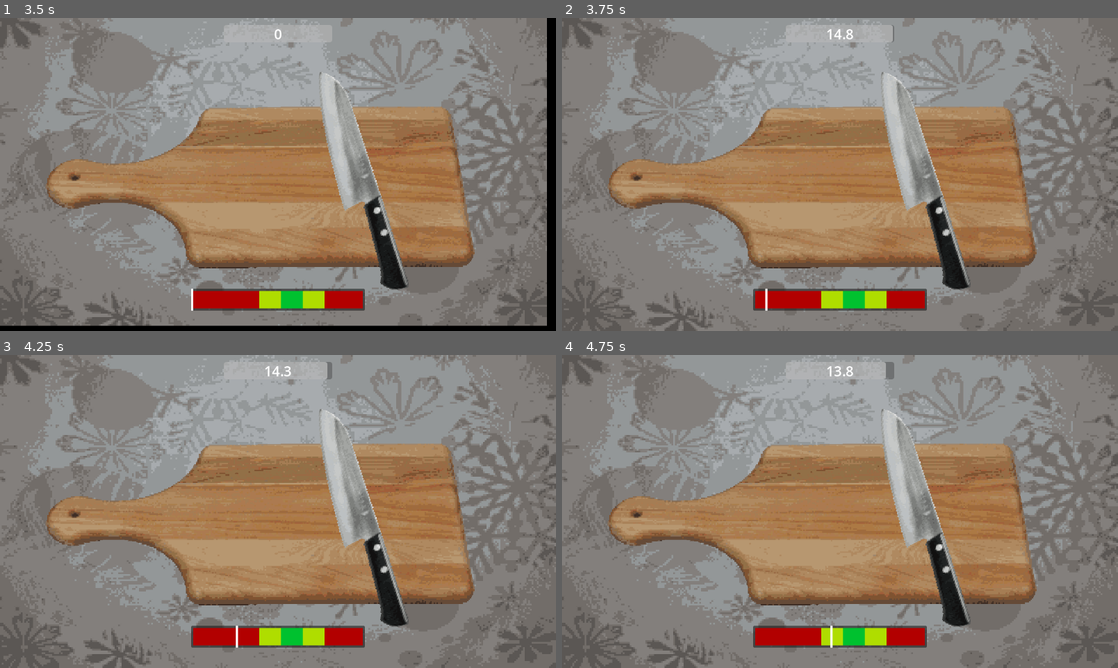
Above: before the commit, frames 1-4 (two rows, left to right).
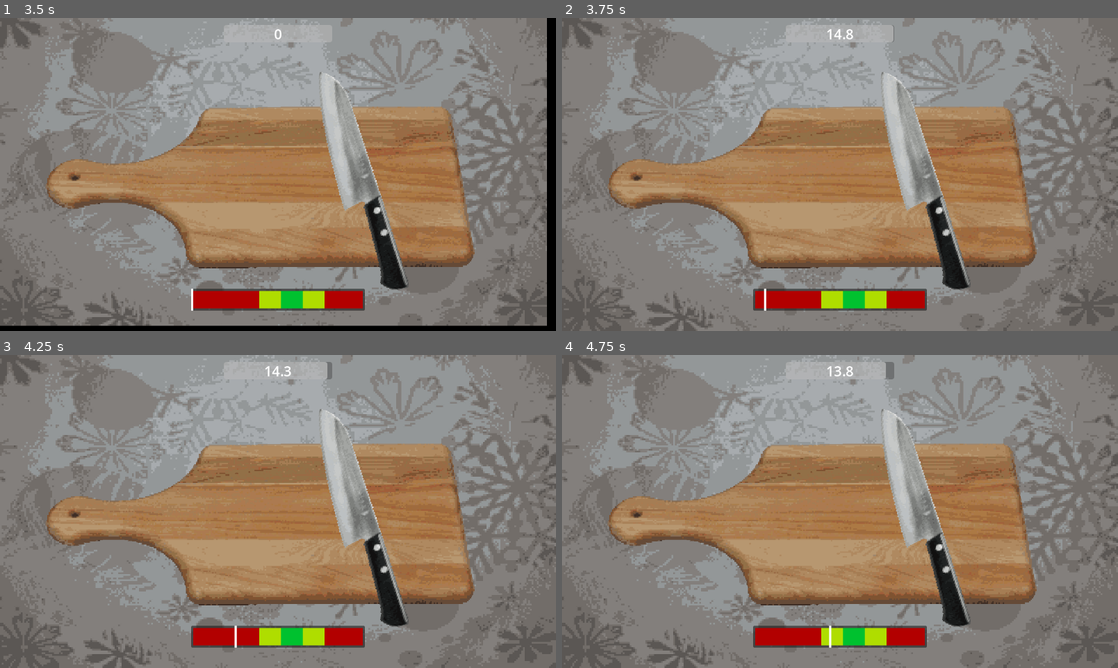
Above: after the commit, the same moments.

Repository: Chebrbober/GMTK-JAM
Game: Godot game, scene res://scenes/main_menu.tscn
The game is run twice, just before and just after one commit, with the same random seed, the same clock (stepped at 60 frames per second) and the same inputs.
Inputs (mouse positions are in pixels of both pictures, inside the frame that each line leads up to):
- Up to frame 1 (3.5 s): click "Play" at 0.5 s; click (278, 168) at 1.25 s, where only the run before the commit has a clickable "Play"; tap Enter at 2 s; move the mouse to (400, 158) at 2.02 s; press the mouse at (400, 158) at 2.03 s; hold Right (move_right) 2.03-2.78 s; tap Space (jump) at 2.27, 3.02 s; move the mouse to (166, 190) at 2.77 s; release the mouse at (166, 190) at 2.78 s; hold Down (move_down) from 2.78 s (still down); click (166, 190) at 2.85 s
- Up to frame 2 (3.75 s): move the mouse to (895, 105) at 3.52 s; release Down (move_down) at 3.53 s; press the mouse at (895, 105) at 3.53 s; hold Right (move_right) from 3.53 s (still down)
- Up to frame 3 (4.25 s): keep holding Right (move_right)
- Up to frame 4 (4.75 s): move the mouse to (812, 574) at 4.27 s; release Right (move_right) at 4.28 s; release the mouse at (812, 574) at 4.28 s; hold Up (move_up) from 4.28 s (still down); click (812, 574) at 4.35 s; tap Space (jump) at 4.52 s

Frame 1 is identical in both runs. In frame 2, less than 0.1% of the frame differs, in the area x 36-60%, y 2-94%; in frame 3, less than 0.1%; in frame 4, less than 0.1%.
Error in both runs: Invalid access to property or key 'cuts_required' on a base object of type 'Nil'. (res://scripts/food.gd:22)

Commit message:
add shader and sound to the rush mode and more other.

Diff:
--- a/scenes/game.tscn
+++ b/scenes/game.tscn
@@ -7,11 +7,14 @@
 [ext_resource type="Script" uid="uid://bj5aths4ml4bm" path="res://scripts/food_spawner.gd" id="2_yqjtg"]
 [ext_resource type="PackedScene" uid="uid://bxupbsk7issf7" path="res://scenes/food.tscn" id="3_lnu2h"]
 [ext_resource type="Script" uid="uid://gk7juyeev0lr" path="res://scripts/countdown.gd" id="4_iywne"]
+[ext_resource type="AudioStream" uid="uid://cgvw27bwr6hbe" path="res://assets/wings_flap_large.wav" id="5_bt5mj"]
 [ext_resource type="Script" uid="uid://bxt1wgg3lyg8j" path="res://scripts/combo.gd" id="5_p57ef"]
 [ext_resource type="Script" uid="uid://blv2awfnepc1i" path="res://scripts/rush_mode.gd" id="6_gee14"]
 [ext_resource type="PackedScene" uid="uid://dh2a7vqbrshx5" path="res://scenes/game_over.tscn" id="6_u5sy4"]
 [ext_resource type="Script" uid="uid://c3151o76p6te8" path="res://scripts/frozen_mode.gd" id="8_0tnpc"]
 [ext_resource type="Script" uid="uid://5sq84prlrrmv" path="res://scripts/random_events.gd" id="8_vtaks"]
+[ext_resource type="AudioStream" uid="uid://ryypdghnfdee" path="res://assets/amen-break-f-180-bpm-16-bars.mp3" id="9_5newe"]
+[ext_resource type="Shader" uid="uid://btitlf3h0pi1t" path="res://scripts/shaders/speed_lines.gdshader" id="9_37s47"]
 [ext_resource type="Shader" uid="uid://dwtppe48q0v5y" path="res://scripts/shaders/frozen.gdshader" id="10_kvpfn"]
 [ext_resource type="Texture2D" uid="uid://dwp7bu1aq307t" path="res://assets/knife.png" id="12_dinhu"]
 [ext_resource type="Script" uid="uid://mwkecv5rwwhh" path="res://scripts/knife.gd" id="12_kvuet"]
@@ -27,6 +30,15 @@
 [sub_resource type="LabelSettings" id="LabelSettings_p57ef"]
 font_size = 64
 font_color = Color(0.490196, 1, 0.454902, 1)
+
+[sub_resource type="ShaderMaterial" id="ShaderMaterial_bt5mj"]
+shader = ExtResource("9_37s47")
+shader_parameter/line_color = Color(1, 1, 1, 1)
+shader_parameter/line_count = 60
+shader_parameter/line_width = 0.1
+shader_parameter/min_length = 0.3
+shader_parameter/max_length = 0.7
+shader_parameter/speed = 5.0
 
 [sub_resource type="ShaderMaterial" id="ShaderMaterial_kvpfn"]
 shader = ExtResource("10_kvpfn")
@@ -140,6 +152,7 @@
 texture = ExtResource("1_trtic")
 
 [node name="FoodSpawner" type="Node" parent="."]
+process_mode = 1
 script = ExtResource("2_yqjtg")
 food_scene = ExtResource("3_lnu2h")
 resources_folder = "/home/beaver/Projects/gmtk-game-jam/scripts/resources"
@@ -152,6 +165,11 @@
 grow_horizontal = 2
 grow_vertical = 2
 mouse_filter = 1
+
+[node name="WindAudio" type="AudioStreamPlayer" parent="FoodSpawner"]
+process_mode = 1
+stream = ExtResource("5_bt5mj")
+bus = &"Sfx"
 
 [node name="UI" type="CanvasLayer" parent="."]
 process_mode = 1
@@ -300,6 +318,20 @@
 
 [node name="RushMode" type="Node" parent="UI/Combo"]
 script = ExtResource("6_gee14")
+
+[node name="ShaderRect" type="ColorRect" parent="UI/Combo/RushMode"]
+visible = false
+material = SubResource("ShaderMaterial_bt5mj")
+anchors_preset = 15
+anchor_right = 1.0
+anchor_bottom = 1.0
+grow_horizontal = 2
+grow_vertical = 2
+mouse_filter = 2
+
+[node name="DrumAndBaseSound" type="AudioStreamPlayer" parent="UI/Combo"]
+stream = ExtResource("9_5newe")
+bus = &"Music"
 
 [node name="GameOver" parent="UI" instance=ExtResource("6_u5sy4")]
 visible = false
@@ -359,6 +391,7 @@
 }
 
 [node name="AudioStreamPlayer" type="AudioStreamPlayer" parent="Knife"]
+max_polyphony = 2
 bus = &"Sfx"
 
 [node name="PauseMenu" type="CanvasLayer" parent="."]
--- a/scenes/game_over.tscn
+++ b/scenes/game_over.tscn
@@ -1,6 +1,7 @@
-[gd_scene load_steps=3 format=3 uid="uid://dh2a7vqbrshx5"]
+[gd_scene load_steps=4 format=3 uid="uid://dh2a7vqbrshx5"]
 
 [ext_resource type="Script" uid="uid://b23j4cqp64kr3" path="res://scripts/game_over.gd" id="1_xeevv"]
+[ext_resource type="Theme" uid="uid://4r6b2cnujbph" path="res://addons/settings_menus/waste_no_space.theme" id="2_wqhvx"]
 
 [sub_resource type="LabelSettings" id="LabelSettings_0nqlu"]
 font_size = 96
@@ -56,6 +57,7 @@
 anchor_bottom = 0.5
 grow_horizontal = 2
 grow_vertical = 2
+theme = ExtResource("2_wqhvx")
 
 [node name="PanelContainer" type="PanelContainer" parent="VBoxContainer"]
 layout_mode = 2
--- a/scenes/transition_scene.tscn
+++ b/scenes/transition_scene.tscn
@@ -111,6 +111,23 @@
 "update": 1,
 "values": [true, false]
 }
+tracks/3/type = "method"
+tracks/3/imported = false
+tracks/3/enabled = true
+tracks/3/path = NodePath(".")
+tracks/3/interp = 1
+tracks/3/loop_wrap = true
+tracks/3/keys = {
+"times": PackedFloat32Array(0, 3),
+"transitions": PackedFloat32Array(1, 1),
+"values": [{
+"args": [false],
+"method": &"toggle_pause"
+}, {
+"args": [true],
+"method": &"toggle_pause"
+}]
+}
 
 [sub_resource type="AnimationLibrary" id="AnimationLibrary_vydtp"]
 _data = {
--- a/scripts/combo.gd
+++ b/scripts/combo.gd
@@ -32,7 +32,7 @@
 
 func check_upgrade() -> void:
 	if succesful_cuts_done > 1:
-		if succesful_cuts_done % 20 == 0:
+		if succesful_cuts_done % 15 == 0:
 			rush_mode.enable_mode()
 		elif succesful_cuts_done % 10 == 0:
 			countdown.add_to_current_timer(5)
--- a/scripts/food_spawner.gd
+++ b/scripts/food_spawner.gd
@@ -3,10 +3,10 @@
 @export var food_scene: PackedScene
 @export_global_dir var resources_folder
 @export var foods: Array[FoodResource]
+@onready var wind_audio: AudioStreamPlayer = $WindAudio
 @onready var screen_size = get_viewport().get_visible_rect().size
-@onready var start_pos = Vector2(screen_size.x+250, screen_size.y/2)
+@onready var start_pos = Vector2(screen_size.x+500, screen_size.y/2)
 @onready var center_pos = screen_size / 2
-@onready var end_pos = screen_size - screen_size - Vector2(500, 0)
 @onready var cut_bar = %CutBar
 var tween = create_tween()
 var time_to_move: float = 1.0
@@ -62,15 +62,16 @@
 		tween.kill()
 
 	tween = create_tween()
-	tween.tween_property(node, "position", center_pos, time_to_move).set_trans(Tween.TRANS_BOUNCE).from_current()
+	tween.tween_property(node, "position", center_pos, time_to_move).set_trans(Tween.TRANS_SINE).set_ease(Tween.EASE_OUT).from_current()
+
+	wind_audio.pitch_scale = randf_range(0.9, 1.1)
+	wind_audio.play()
+
 	await tween.finished
 	cut_acces = true
 	cut_acces_changed.emit(cut_acces)
 
 func throw(node: Node2D):
-	if tween:
-		tween.kill()
-
 	cut_acces = false
 	cut_acces_changed.emit(cut_acces)
 	node.queue_free()
--- a/scripts/frozen_mode.gd
+++ b/scripts/frozen_mode.gd
@@ -30,6 +30,8 @@
 			break
 
 	manual_control.add_child(frozen_zone)
+	var timer = get_tree().create_timer(5.0)
+	timer.timeout.connect(delete_on_timeout)
 
 func enable_mode() -> void:
 	if tween:
@@ -84,4 +86,9 @@
 func _on_cut_bar_mouse_clicked(type: CutType.Result) -> void:
 	if type == CutType.Result.FROZEN:
 		enable_mode()
+		if is_instance_valid(frozen_zone):
+			frozen_zone.queue_free()
+
+func delete_on_timeout() -> void:
+	if is_instance_valid(frozen_zone):
 		frozen_zone.queue_free()
--- a/scripts/rush_mode.gd
+++ b/scripts/rush_mode.gd
@@ -2,18 +2,43 @@
 
 @onready var yellow_zone: ColorRect = $"../../CutBar/PanelContainer/MarginContainer/ManualControl/YellowZone"
 @onready var green_zone: ColorRect = $"../../CutBar/PanelContainer/MarginContainer/ManualControl/YellowZone/GreenZone"
+@onready var drum_and_base_sound: AudioStreamPlayer = $"../DrumAndBaseSound"
+@onready var shader_rect: ColorRect = $ShaderRect
 @onready var cut_bar: Control = %CutBar
 @onready var y_initial_size_x := yellow_zone.size.x
 @onready var g_initial_size_x := green_zone.size.x
+@onready var y_initial_min_size_x := yellow_zone.custom_minimum_size.x
+@onready var g_initial_min_size_x := green_zone.custom_minimum_size.x
+var tween: Tween
 
 
 func enable_mode() -> void:
-	yellow_zone.size.x = 200
-	green_zone.size.x = 125
-	cut_bar.temp_speed = 450
+	yellow_zone.custom_minimum_size.x = 150
+	green_zone.custom_minimum_size.x = 100
+	cut_bar.temp_speed = 500
+	drum_and_base_sound.play()
+	if tween and tween.is_valid():
+		tween.kill()
 
-	await get_tree().create_timer(5.0).timeout
+	tween = create_tween()
+	tween.tween_method(func(value):
+		shader_rect.material.set_shader_parameter("line_width", value), 0.001, 0.1, 1).set_trans(Tween.TRANS_SINE)
+	shader_rect.visible = true
+
+	await get_tree().create_timer(10.0, true, false, true).timeout
 	disable_mode()
 
 func disable_mode() -> void:
 	cut_bar.temp_speed = -1
+	yellow_zone.custom_minimum_size.x = y_initial_min_size_x
+	green_zone.custom_minimum_size.x = g_initial_min_size_x
+	yellow_zone.size.x = y_initial_size_x
+	green_zone.size.x = g_initial_size_x
+
+	if tween and tween.is_valid():
+		tween.kill()
+
+	tween = create_tween()
+	tween.tween_method(func(value):
+		shader_rect.material.set_shader_parameter("line_width", value), 0.1, 0.001, 1).set_trans(Tween.TRANS_SINE)
+	shader_rect.visible = false
--- /dev/null
+++ b/scripts/shaders/speed_lines.gdshader
@@ -0,0 +1,46 @@
+shader_type canvas_item;
+
+uniform vec4 line_color : source_color = vec4(1.0, 1.0, 1.0, 1.0);
+uniform int line_count : hint_range(10, 200, 1) = 60;
+uniform float line_width : hint_range(0.01, 0.5, 0.01) = 0.1;
+uniform float min_length : hint_range(0.0, 1.0, 0.01) = 0.3;
+uniform float max_length : hint_range(0.0, 1.0, 0.01) = 0.7;
+uniform float speed : hint_range(0.1, 10.0, 0.1) = 3.0;
+
+float random(float seed) {
+    return fract(sin(seed * 12.9898) * 43758.5453123);
+}
+
+void fragment() {
+    vec2 screen_size = SCREEN_PIXEL_SIZE;
+    float ratio = screen_size.x / screen_size.y;
+
+    vec2 uv = UV - 0.5;
+    uv.x *= ratio;
+
+    float angle = atan(uv.y, uv.x);
+
+    float radius = length(uv) * 2.0;
+
+    float angle_fraction = (angle + 3.14159265359) / (2.0 * 3.14159265359);
+
+    float scaled_angle = angle_fraction * float(line_count);
+    float index = floor(scaled_angle);
+    float f = fract(scaled_angle);
+
+    float time_val = TIME * speed;
+    float rnd1 = random(index);
+    float rnd2 = random(index + 54.23);
+
+    float twitch = sin(time_val * (10.0 + rnd1 * 15.0) + rnd2 * 6.28);
+    float current_length = mix(min_length, max_length, rnd1) + twitch * 0.1;
+
+    float width_mod = smoothstep(0.0, line_width, f) * (1.0 - smoothstep(line_width * 0.5, line_width, f));
+
+    // Ограничиваем линии, чтобы они начинались не из центра
+    float mask = step(current_length, radius);
+
+    float alpha = width_mod * mask;
+
+    COLOR = vec4(line_color.rgb, line_color.a * alpha);
+}
--- a/scripts/transition_scene.gd
+++ b/scripts/transition_scene.gd
@@ -8,16 +8,21 @@
 func transition_to(path_to_scene: String) -> void:
 	if Engine.time_scale != 1:
 		Engine.time_scale = 1
+	get_tree().paused = true
 	animation_player.play("trans_animation")
-	var timer = get_tree().create_timer(1.0)
+	var timer = get_tree().create_timer(0.9)
 	await timer.timeout
-	get_tree().paused = true
-	get_parent().process_mode = Node.PROCESS_MODE_DISABLED
 	switch_scene(path_to_scene)
-	await animation_player.animation_finished
-	visible = false
-	get_parent().process_mode = Node.PROCESS_MODE_ALWAYS
-	get_tree().paused = false
 
 func switch_scene(destination: String) -> void:
 	get_tree().change_scene_to_file(destination)
+	get_parent().process_mode = Node.PROCESS_MODE_DISABLED
+	get_tree().paused = true
+
+func toggle_pause(to_resume: bool) -> void:
+	if to_resume:
+		get_tree().paused = false
+		get_parent().process_mode = Node.PROCESS_MODE_ALWAYS
+	else:
+		get_parent().process_mode = Node.PROCESS_MODE_DISABLED
+		get_tree().paused = true
Not shown, added: assets/amen-break-f-180-bpm-16-bars.mp3.import
Not shown, added: assets/wings_flap_large.wav.import
Not shown: 1 places in scenes/game.tscn that only renumber resources
Not shown, added: scripts/shaders/speed_lines.gdshader.uid
Not shown, added: assets/amen-break-f-180-bpm-16-bars.mp3
Not shown, added: assets/wings_flap_large.wav
